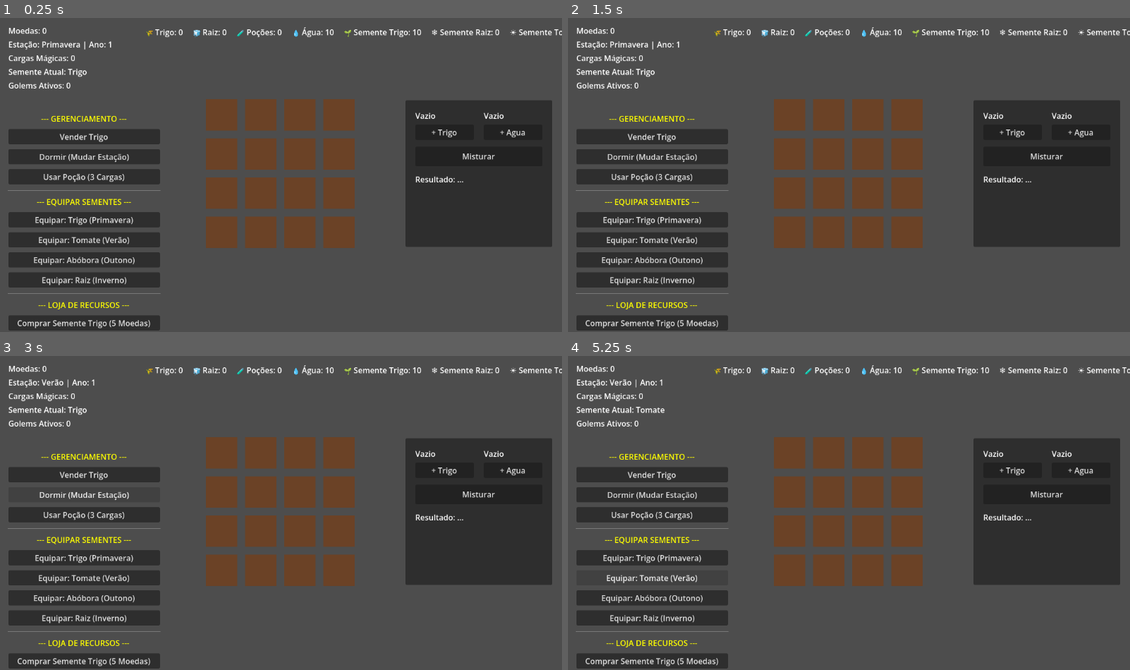
Above: before the commit, frames 1-4 (two rows, left to right).
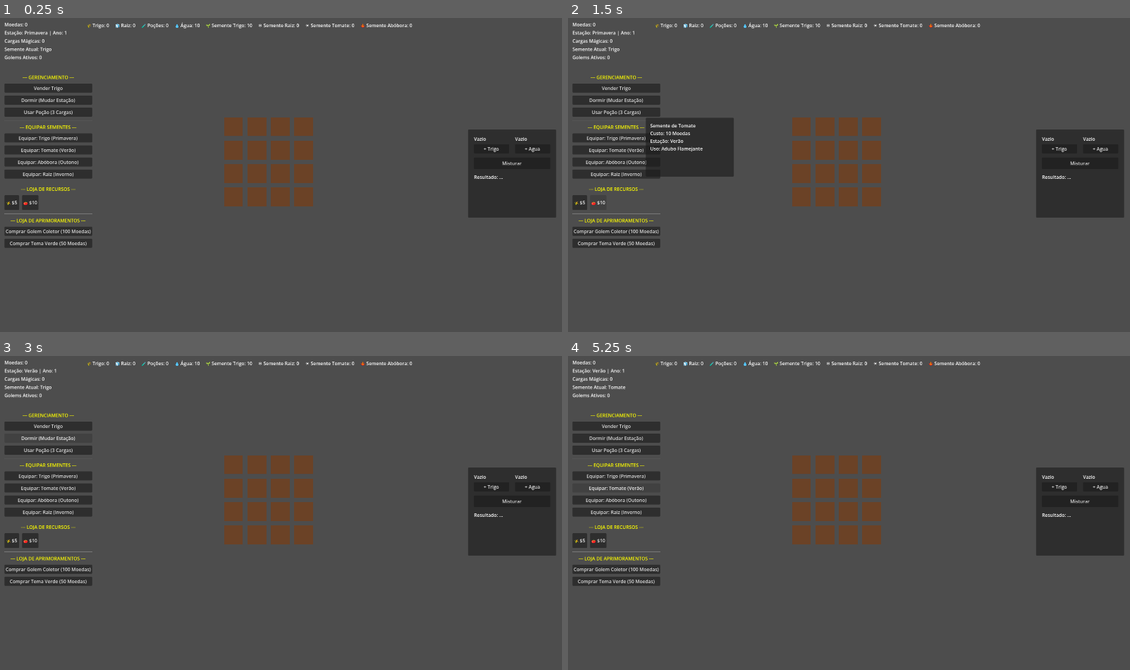
Above: after the commit, the same moments.

Repository: LeandroSatsuki/Cauldron-Crops
Game: Godot game, scene res://Scenes/Main.tscn
Two runs of this game, one before a commit and one after it. Both use one fixed random seed, a clock stepped at 60 frames per second and the inputs below.
Inputs (mouse positions are in pixels of both pictures, inside the frame that each line leads up to):
- Up to frame 1 (0.25 s): no input
- Up to frame 2 (1.5 s): click "Comprar Semente Trigo (5 Moed…" (after the commit: "🌾 $5") at 0.5 s; click (596, 203) at 1.25 s, where only the run after the commit has a clickable "🍅 $10"
- Up to frame 3 (3 s): click "Vender Trigo" at 2 s; click "Dormir (Mudar Estação)" at 2.75 s
- Up to frame 4 (5.25 s): click "Usar Poção (3 Cargas)" at 3.5 s; click "Equipar: Trigo (Primavera)" at 4.25 s; click "Equipar: Tomate (Verão)" at 5 s

The runs differ from the first frame. In frame 1, 29% of the frame differs, in the area x 0-100%, y 1-100%; in frame 2, 28%; in frame 3, 28%; in frame 4, 28%.

Commit message:
resolucao expandida para 1080p e centralizacao funcional

Diff:
--- a/Scenes/UI.tscn
+++ b/Scenes/UI.tscn
@@ -91,13 +91,19 @@
 text = "--- LOJA DE RECURSOS ---"
 horizontal_alignment = 1
 
-[node name="ComprarTrigoButton" type="Button" parent="LeftPanel"]
+[node name="GridSementes" type="HBoxContainer" parent="LeftPanel"]
 layout_mode = 2
-text = "Comprar Semente Trigo (5 Moedas)"
+theme_override_constants/separation = 10
 
-[node name="ComprarVeraoButton" type="Button" parent="LeftPanel"]
+[node name="ComprarTrigoButton" type="Button" parent="LeftPanel/GridSementes"]
+custom_minimum_size = Vector2(50, 50)
 layout_mode = 2
-text = "Comprar Semente Tomate (10 Moedas)"
+text = "🌾 $5"
+
+[node name="ComprarVeraoButton" type="Button" parent="LeftPanel/GridSementes"]
+custom_minimum_size = Vector2(50, 50)
+layout_mode = 2
+text = "🍅 $10"
 
 [node name="Separator3" type="HSeparator" parent="LeftPanel"]
 layout_mode = 2
@@ -154,3 +160,20 @@
 [node name="SementeOutonoLabel" type="Label" parent="InventoryBar"]
 layout_mode = 2
 text = "🍁 Semente Abóbora: 0"
+
+[node name="TooltipPanel" type="Panel" parent="."]
+visible = false
+offset_left = 270.0
+offset_top = 350.0
+offset_right = 570.0
+offset_bottom = 550.0
+
+[node name="TooltipTexto" type="Label" parent="TooltipPanel"]
+layout_mode = 0
+offset_left = 15.0
+offset_top = 15.0
+offset_right = 285.0
+offset_bottom = 185.0
+text = "Nome:
+Estação:
+Uso:"
--- a/Scripts/Main.gd
+++ b/Scripts/Main.gd
@@ -6,10 +6,11 @@
 	GlobalInventory.adicionar_item("agua", 10)
 
 	var screen_size = get_viewport_rect().size
-	var grid_offset = (screen_size / 2.0) - Vector2(120, 120)
+	var start_x = (screen_size.x - 320) / 2.0
+	var start_y = (screen_size.y - 320) / 2.0
 
 	for x in range(4):
 		for y in range(4):
 			var plot = farm_plot_scene.instantiate()
-			plot.position = grid_offset + Vector2(x * 80, y * 80)
+			plot.position = Vector2(start_x + (x * 80), start_y + (y * 80))
 			add_child(plot)
--- a/Scripts/UI.gd
+++ b/Scripts/UI.gd
@@ -10,8 +10,8 @@
 @onready var usar_pocao_button: Button = $LeftPanel/UsarPocaoButton
 @onready var dormir_button: Button = $LeftPanel/DormirButton
 @onready var comprar_cosmetico_button: Button = $LeftPanel/ComprarCosmeticoButton
-@onready var comprar_trigo_button: Button = $LeftPanel/ComprarTrigoButton
-@onready var comprar_verao_button: Button = $LeftPanel/ComprarVeraoButton
+@onready var comprar_trigo_button: Button = $LeftPanel/GridSementes/ComprarTrigoButton
+@onready var comprar_verao_button: Button = $LeftPanel/GridSementes/ComprarVeraoButton
 @onready var equipar_trigo_button: Button = $LeftPanel/EquiparTrigoButton
 @onready var equipar_inverno_button: Button = $LeftPanel/EquiparInvernoButton
 @onready var equipar_verao_button: Button = $LeftPanel/EquiparVeraoButton
@@ -27,6 +27,9 @@
 @onready var semente_verao_label: Label = $InventoryBar/SementeVeraoLabel
 @onready var semente_outono_label: Label = $InventoryBar/SementeOutonoLabel
 
+@onready var tooltip_panel: Panel = $TooltipPanel
+@onready var tooltip_texto: Label = $TooltipPanel/TooltipTexto
+
 func _ready() -> void:
 	if vender_button:
 		vender_button.pressed.connect(_on_vender_button_pressed)
@@ -38,8 +41,12 @@
 		comprar_cosmetico_button.pressed.connect(_on_comprar_cosmetico_button_pressed)
 	if comprar_trigo_button:
 		comprar_trigo_button.pressed.connect(_on_comprar_trigo_button_pressed)
+		comprar_trigo_button.mouse_entered.connect(_on_comprar_trigo_button_mouse_entered)
+		comprar_trigo_button.mouse_exited.connect(_on_comprar_trigo_button_mouse_exited)
 	if comprar_verao_button:
 		comprar_verao_button.pressed.connect(_on_comprar_verao_button_pressed)
+		comprar_verao_button.mouse_entered.connect(_on_comprar_verao_button_mouse_entered)
+		comprar_verao_button.mouse_exited.connect(_on_comprar_verao_button_mouse_exited)
 	if equipar_trigo_button:
 		equipar_trigo_button.pressed.connect(_on_equipar_trigo_button_pressed)
 	if equipar_inverno_button:
@@ -130,6 +137,26 @@
 	if EconomyManager.remover_moedas(100):
 		EconomyManager.total_golems += 1
 
+func _on_comprar_trigo_button_mouse_entered() -> void:
+	if tooltip_panel:
+		tooltip_panel.visible = true
+	if tooltip_texto:
+		tooltip_texto.text = "Semente de Trigo\nCusto: 5 Moedas\nEstação: Primavera\nUso: Adubo Flamejante"
+
+func _on_comprar_trigo_button_mouse_exited() -> void:
+	if tooltip_panel:
+		tooltip_panel.visible = false
+
+func _on_comprar_verao_button_mouse_entered() -> void:
+	if tooltip_panel:
+		tooltip_panel.visible = true
+	if tooltip_texto:
+		tooltip_texto.text = "Semente de Tomate\nCusto: 10 Moedas\nEstação: Verão\nUso: Adubo Flamejante"
+
+func _on_comprar_verao_button_mouse_exited() -> void:
+	if tooltip_panel:
+		tooltip_panel.visible = false
+
 func criar_texto_flutuante(texto: String, posicao_global: Vector2, cor: Color) -> void:
 	var label = Label.new()
 	label.text = texto
--- a/project.godot
+++ b/project.godot
@@ -23,6 +23,12 @@
 SeasonManager="*res://Scripts/SeasonManager.gd"
 GolemManager="*res://Scripts/GolemManager.gd"
 
+[display]
+
+window/size/viewport_width=1920
+window/size/viewport_height=1080
+window/size/mode=2
+
 [physics]
 
 3d/physics_engine="Jolt Physics"
